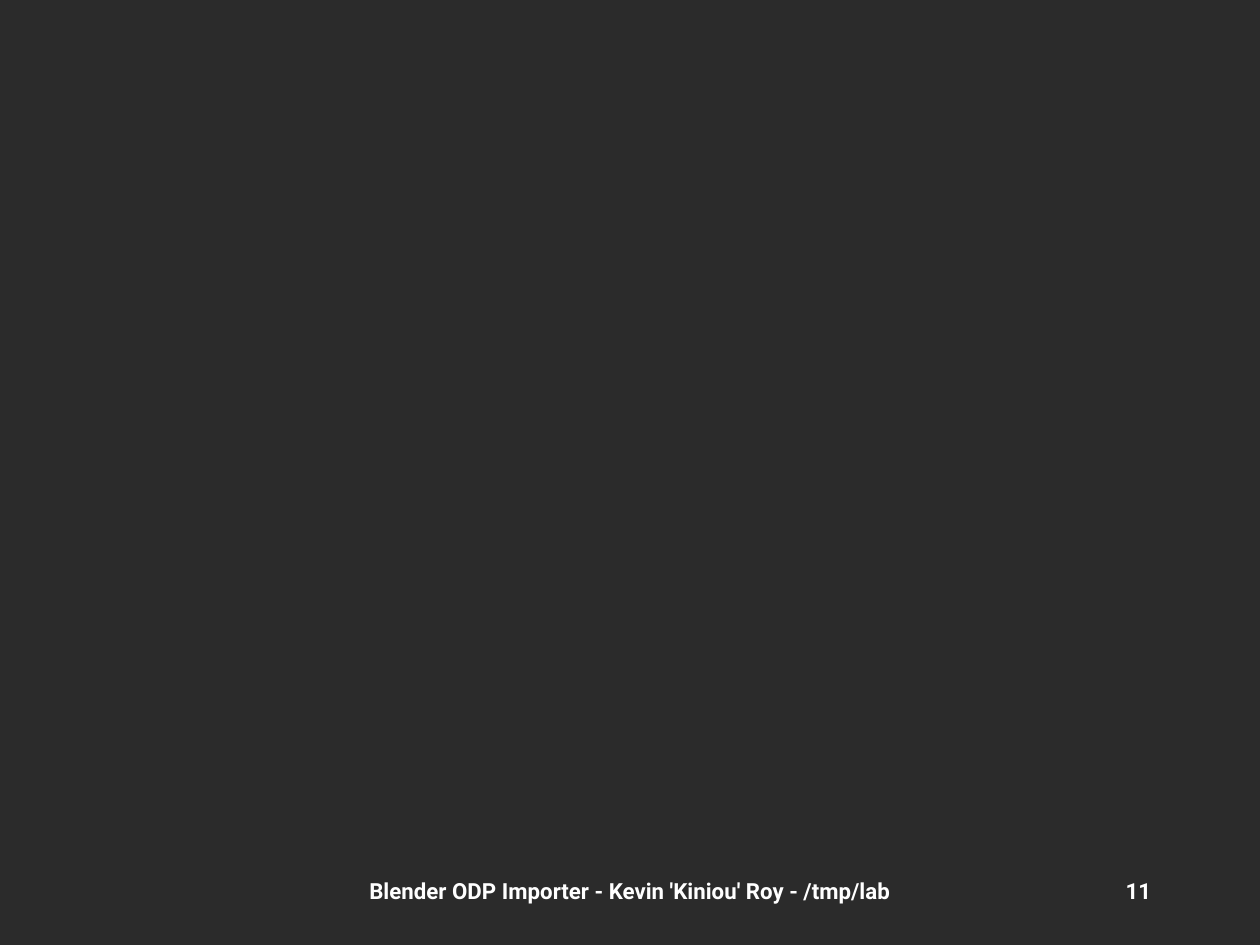
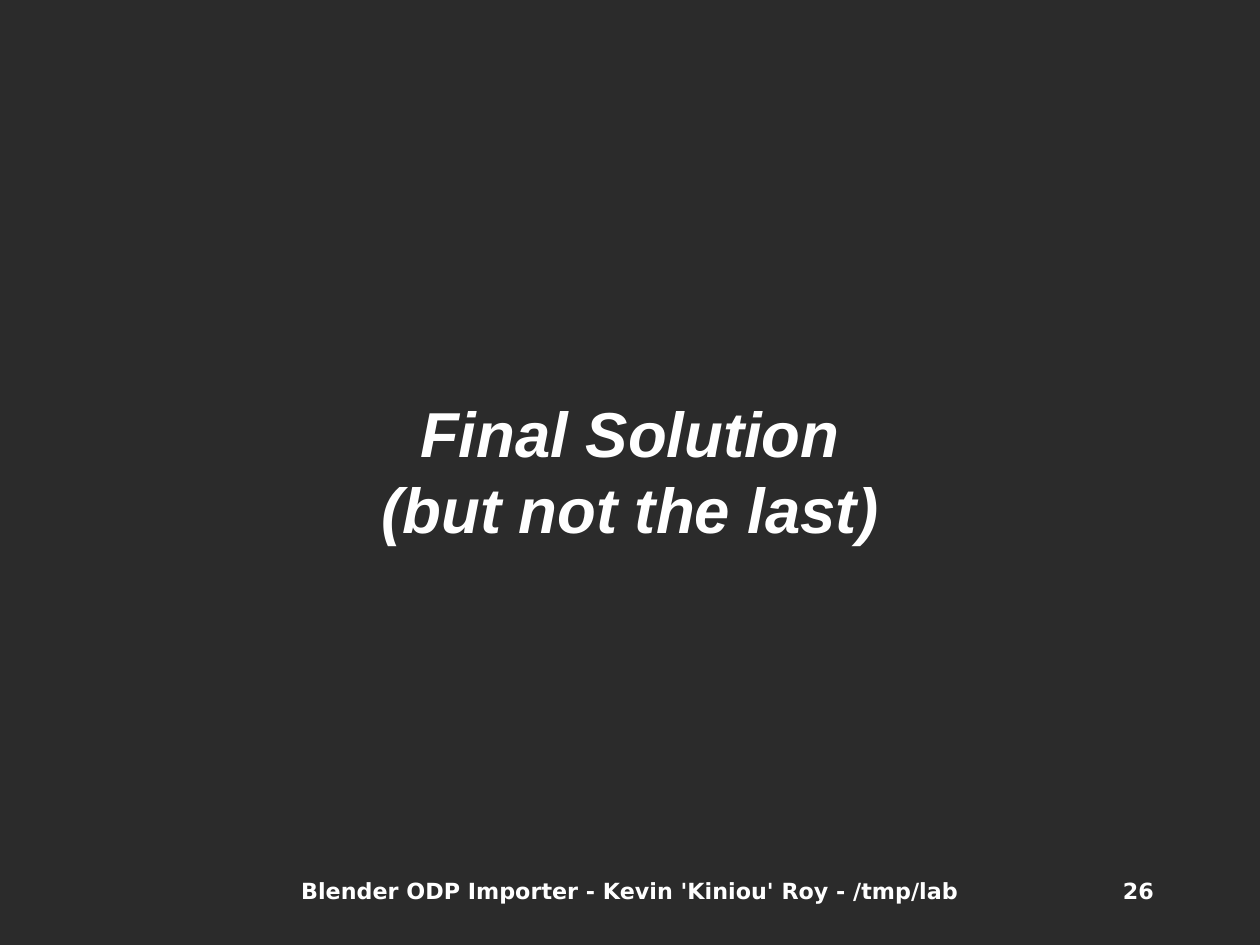
Before and after one commit to kiniou/blender-smooth-slides, a slide deck: slide 26 of import/doc/HSF2009.odp (slide 11 before the commit). Drawn at 1260x945 pixels with LibreOffice and Linux fonts; fonts in the diff are those of the drawing; background and template pictures are left out; a plain dark background stands for a picture behind light text. Boxes give left, top, right and bottom in pixels: in the first picture for what was removed or moved away, otherwise in the second. Text is boxed around its words. In the diff, an @@ line names an element or a change of style, - is before the commit and + after.

```diff
--- a/import/doc/HSF2009.odp
+++ b/import/doc/HSF2009.odp
@@ subtitle added at <box>382,411,878,545</box>, 40 pt, text #FFFFFF, bold, italic @@
+Final Solution
+(but not the last)
@@ text "Blender ODP Importer - Kevin ..." at <box>301,882,958,904</box>: font Roboto to DejaVu Sans @@
@@ page number at <box>1123,882,1154,900</box>: text changed; font Roboto to DejaVu Sans @@
-11
+26
```
Also in this commit, not shown: 22 other slides changed, 7 slides added, 3 other files.
